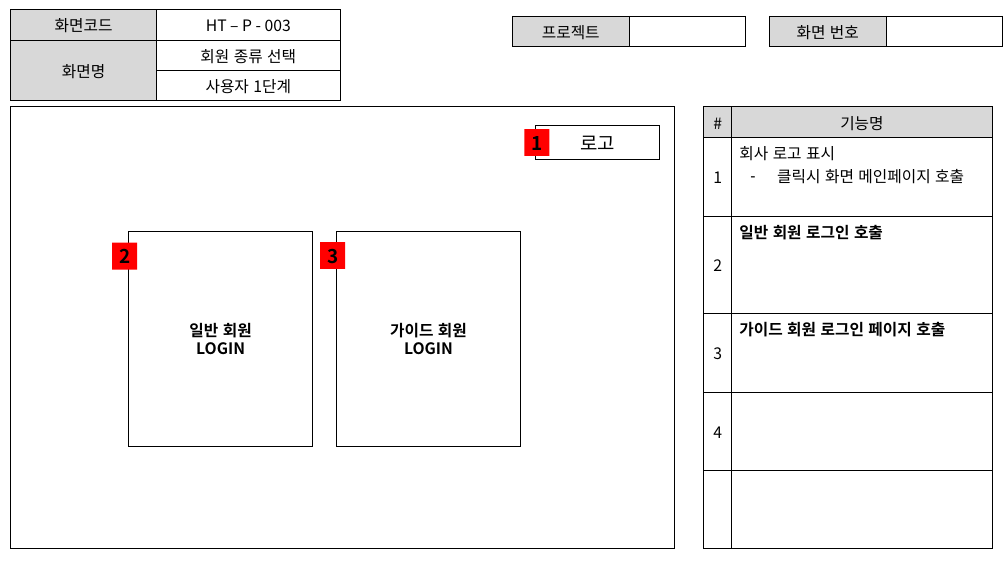
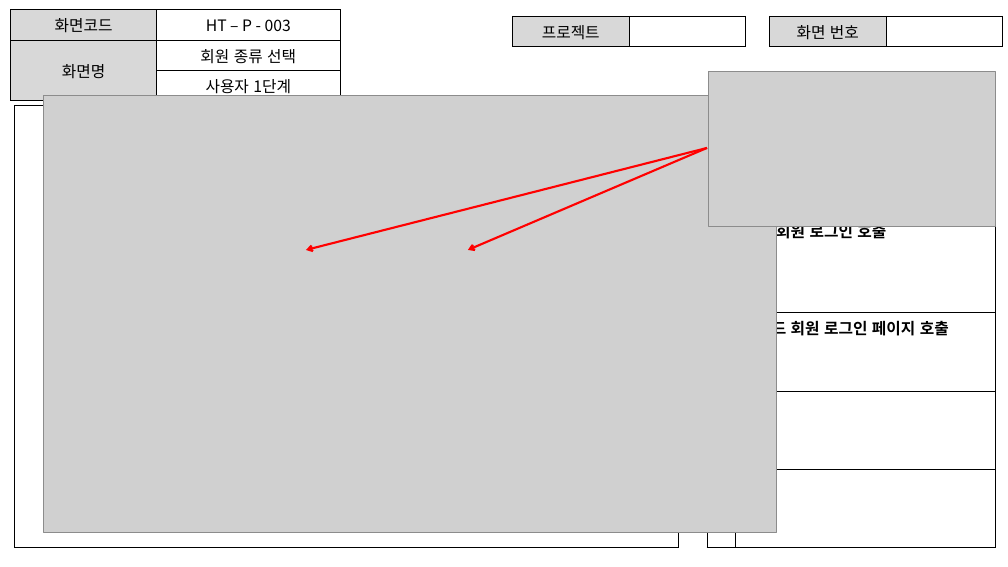
Before and after one commit to ezenteam2/TripMate, a slide deck: slide 2 of 0130현태.pptx. Drawn at 1008x567 pixels with LibreOffice and Linux fonts; fonts in the diff are those of the drawing; grey boxes stand for pictures. Boxes give left, top, right and bottom in pixels: in the first picture for what was removed or moved away, otherwise in the second. Text is boxed around its words. In the diff, an @@ line names an element or a change of style, - is before the commit and + after.

```diff
--- a/0130현태.pptx
+++ b/0130현태.pptx
@@ group added at [43,72,995,532]: 2 pictures, 2 arrows @@
@@ rectangle removed at [525,129,550,156] @@
-1
@@ rectangle removed at [535,126,659,160] @@
-로고
@@ rectangle removed at [129,232,313,447] @@
-일반 회원
-LOGIN
@@ rectangle removed at [337,232,521,447] @@
-가이드 회원
-LOGIN
@@ rectangle removed at [112,243,137,269] @@
-2
@@ rectangle removed at [320,242,345,268] @@
-3
```
Also in this commit, not shown: 4 other slides changed, 7 slides added, 5 slides removed.
